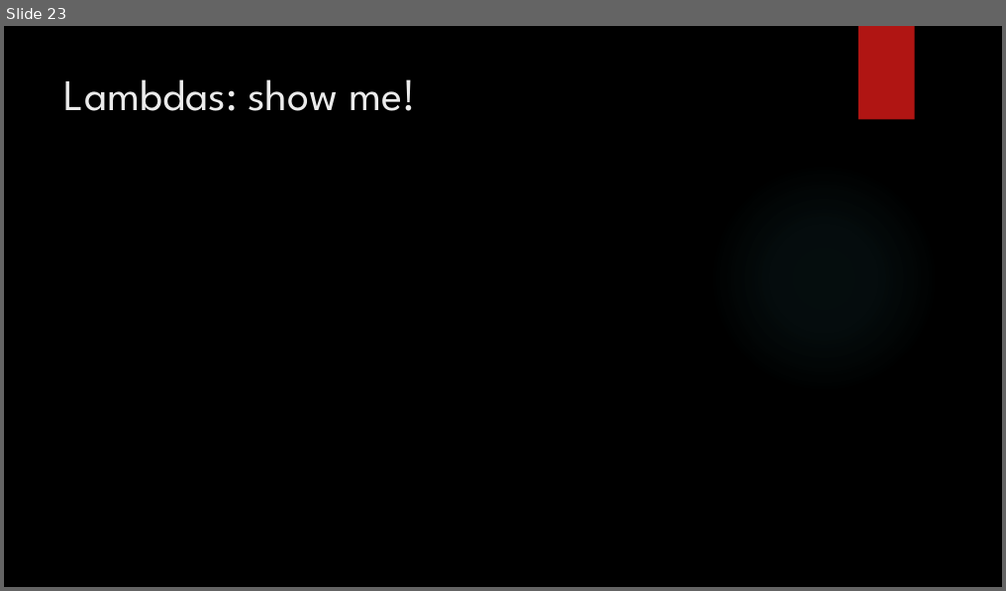
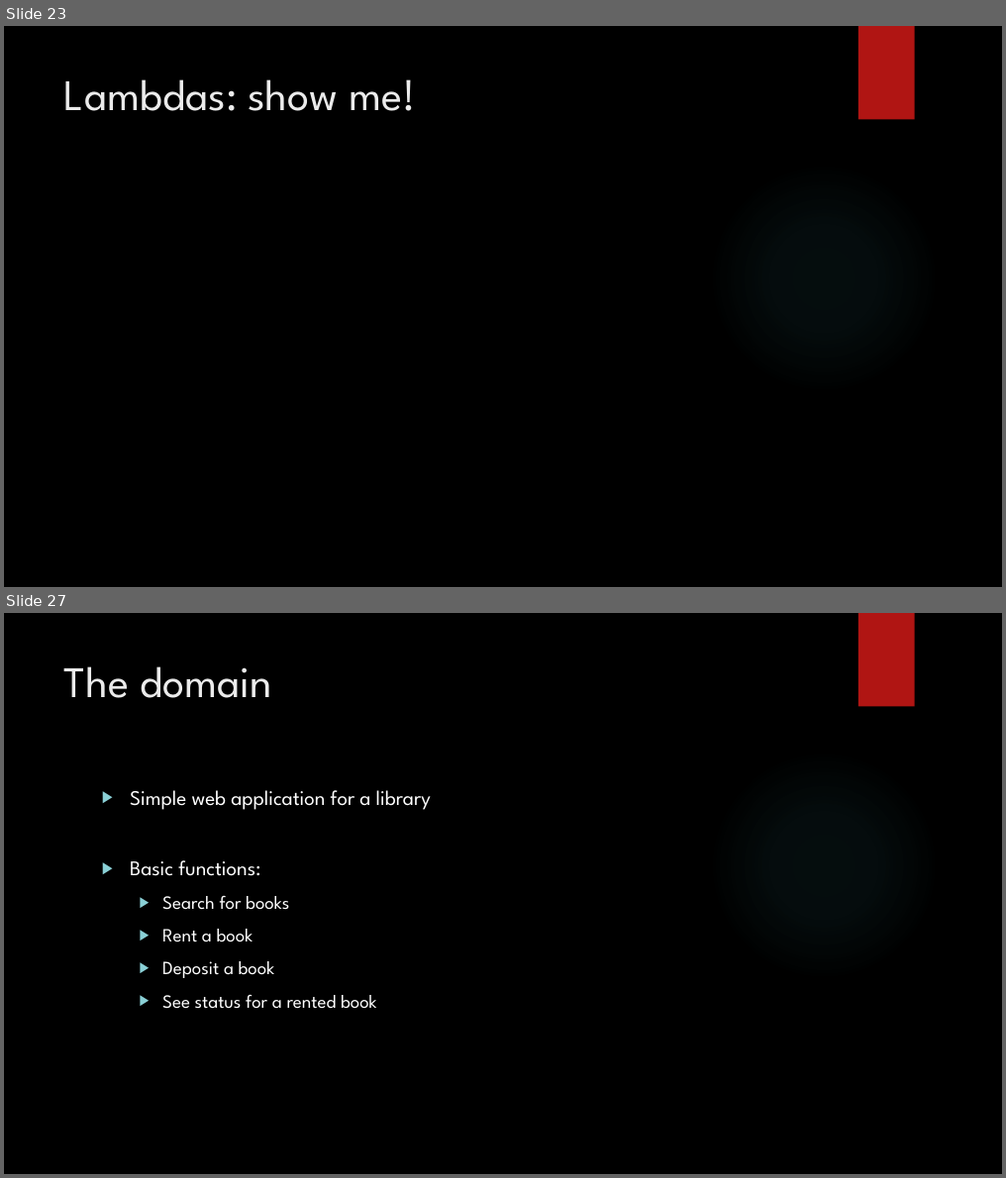
Before and after one commit to bouvet-openlab/typescript-angular-workshop, a slide deck: TypeScript.pptx. Shown one above the other, each under a label of ours: slide 23 before the commit, slides 23 and 27 after it; the slides between them are not shown. The pictures are 1006x591 and 1006x1178 pixels, drawn with LibreOffice and Linux fonts; fonts in the diff are those of the drawing; background and template pictures are left out. Boxes give left, top, right and bottom in pixels: in the first picture for what was removed or moved away, otherwise in the second. Text is boxed around its words. In the diff, an @@ line names an element or a change of style, - is before the commit and + after.

```diff
--- a/TypeScript.pptx
+++ b/TypeScript.pptx
@@ slide 27 added at [4, 613, 1002, 1174], background picture (left out); not listed: 2 template elements that a slide beside it also shows @@
@@ title added at [64, 666, 272, 698], 42 pt, text #EBEBEB @@
+The domain
@@ text added at [130, 790, 431, 1009], 18 pt, text #FFFFFF @@
+▶ Simple web application for a library
+▶ Basic functions:
+  ▶ Search for books
+  ▶ Rent a book
+  ▶ Deposit a book
+  ▶ See status for a rented book
```
Also in this commit, not shown: 1 slide changed, 7 other slides added, 1 slide removed.
